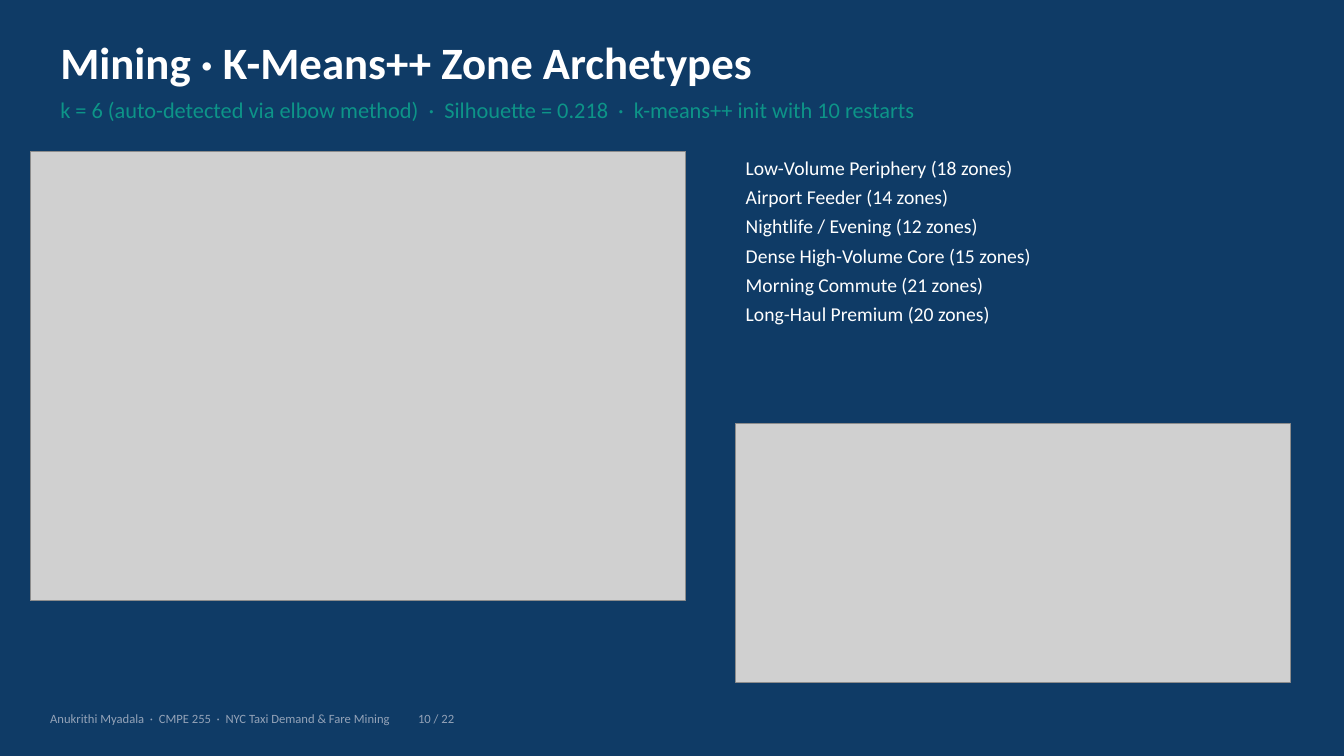
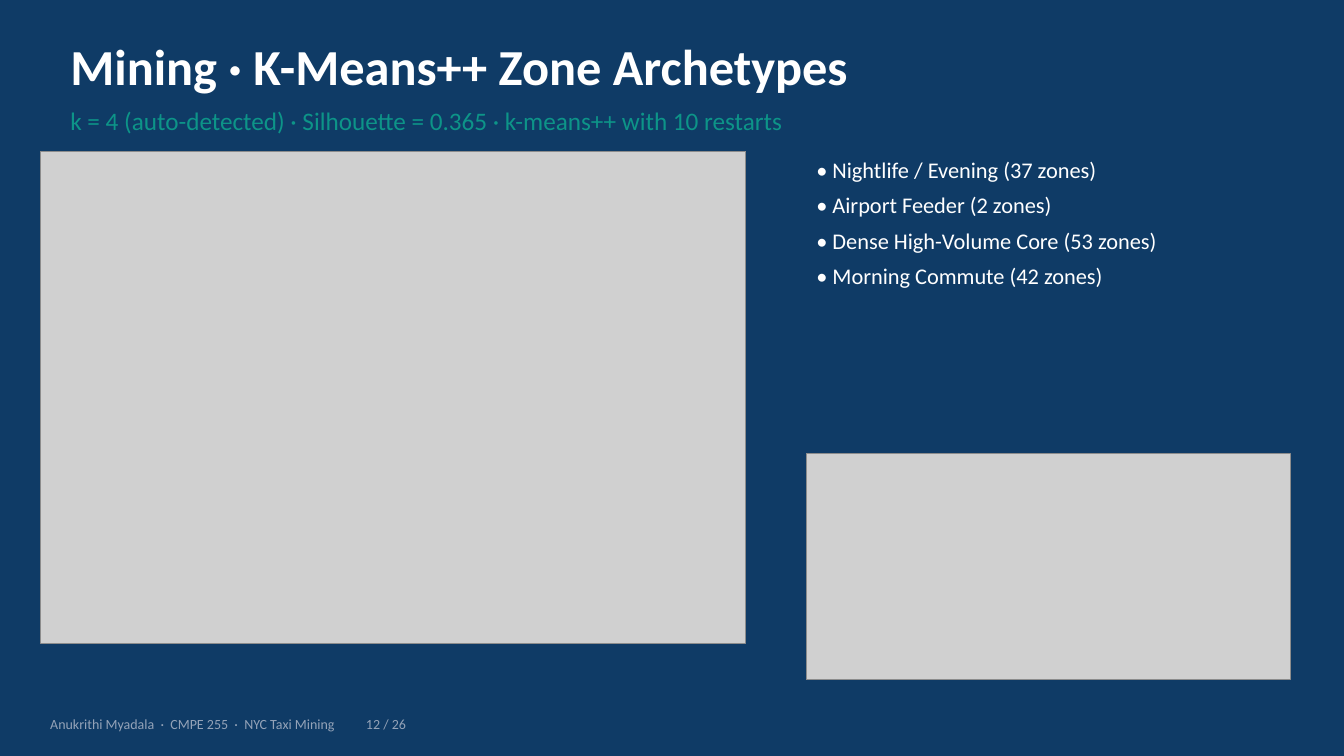
Before and after one commit to anu-myadala/255finalprojectanu, a slide deck: slide 12 of Taxi_Project_Presentation.pptx (slide 10 before the commit). Drawn at 1344x756 pixels with LibreOffice and Linux fonts; fonts in the diff are those of the drawing; grey boxes stand for pictures. Boxes give left, top, right and bottom in pixels: in the first picture for what was removed or moved away, otherwise in the second. Text is boxed around its words. In the diff, an @@ line names an element or a change of style, - is before the commit and + after.

```diff
--- a/Taxi_Project_Presentation.pptx
+++ b/Taxi_Project_Presentation.pptx
@@ text "Mining · K-Means++ Zone Archetypes": place and size @@
-text "Mining · K-Means++ Zone Archetypes" at box(60, 47, 752, 87)
+text "Mining · K-Means++ Zone Archetypes" at box(70, 49, 848, 94)
@@ text "Mining · K-Means++ Zone Archetypes" at box(70, 49, 848, 94): size 32 to 36 pt @@
@@ text at box(70, 112, 782, 133): text changed; size 16 to 18 pt @@
-k = 6 (auto-detected via elbow method) · Silhouette = 0.218 · k-means++ init with 10 restarts
+k = 4 (auto-detected) · Silhouette = 0.365 · k-means++ with 10 restarts
@@ picture: place and size @@
-picture at box(30, 151, 686, 601)
+picture at box(40, 151, 746, 643)
@@ text at box(832, 162, 1156, 288): text changed; size 14 to 16 pt @@
-Low-Volume Periphery (18 zones)
-Airport Feeder (14 zones)
-Nightlife / Evening (12 zones)
-Dense High-Volume Core (15 zones)
-Morning Commute (21 zones)
-Long-Haul Premium (20 zones)
+• Nightlife / Evening (37 zones)
+• Airport Feeder (2 zones)
+• Dense High-Volume Core (53 zones)
+• Morning Commute (42 zones)
@@ picture: place and size @@
-picture at box(736, 423, 1291, 683)
+picture at box(807, 454, 1291, 680)
@@ text at box(50, 719, 406, 732): text changed; size 9 to 10 pt @@
-Anukrithi Myadala · CMPE 255 · NYC Taxi Demand & Fare Mining 10 / 22
+Anukrithi Myadala · CMPE 255 · NYC Taxi Mining 12 / 26
```
Also in this commit, not shown: 18 other slides changed, 7 slides added, 3 slides removed, 3 other files.
